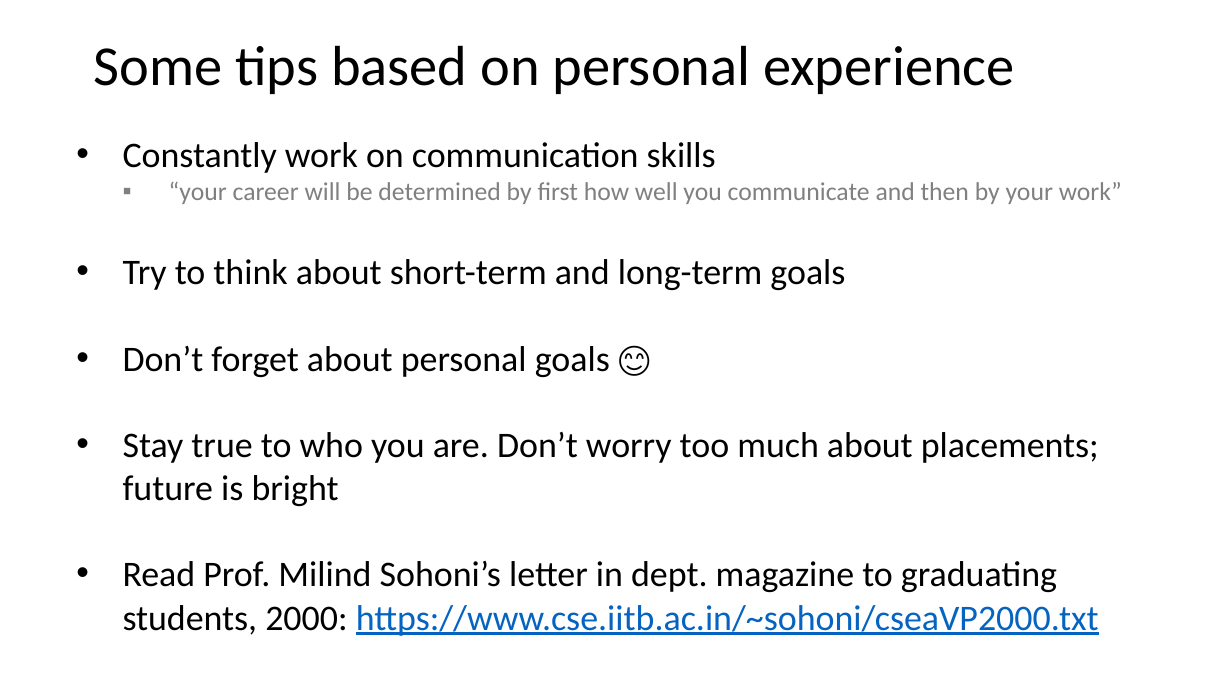
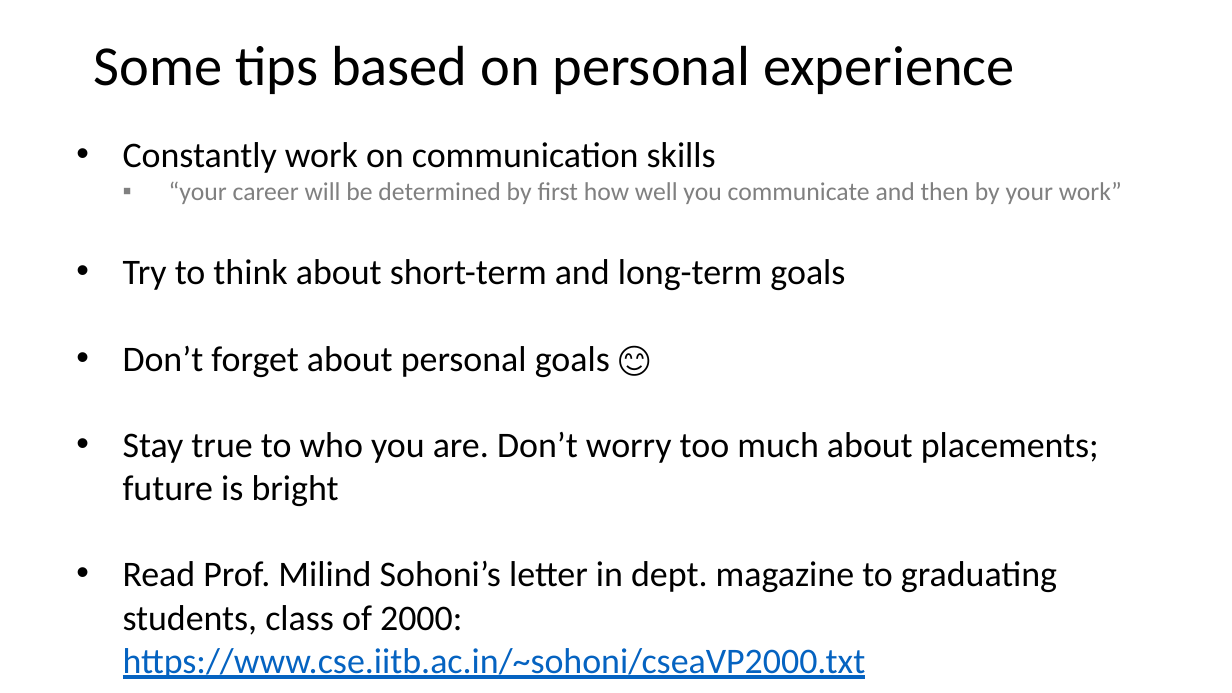
Before and after one commit to vipulharsh/vipulharsh.github.io, a slide deck: slide 17 of website_files/talks/IITB- career path.pptx. Drawn at 1232x693 pixels with LibreOffice and Linux fonts; fonts in the diff are those of the drawing. Boxes give left, top, right and bottom in pixels: in the first picture for what was removed or moved away, otherwise in the second. Text is boxed around its words. In the diff, an @@ line names an element or a change of style, - is before the commit and + after.

```diff
--- a/website_files/talks/IITB- career path.pptx
+++ b/website_files/talks/IITB- career path.pptx
@@ text at (123,561,1057,679): text changed @@
-• Read Prof. Milind Sohoni’s letter in dept. magazine to graduating students, 2000: https://www.cse.iitb.ac.in/~sohoni/cseaVP2000.txt
+• Read Prof. Milind Sohoni’s letter in dept. magazine to graduating students, class of 2000: https://www.cse.iitb.ac.in/~sohoni/cseaVP2000.txt
```
Also in this commit, not shown: 2 other slides changed.
